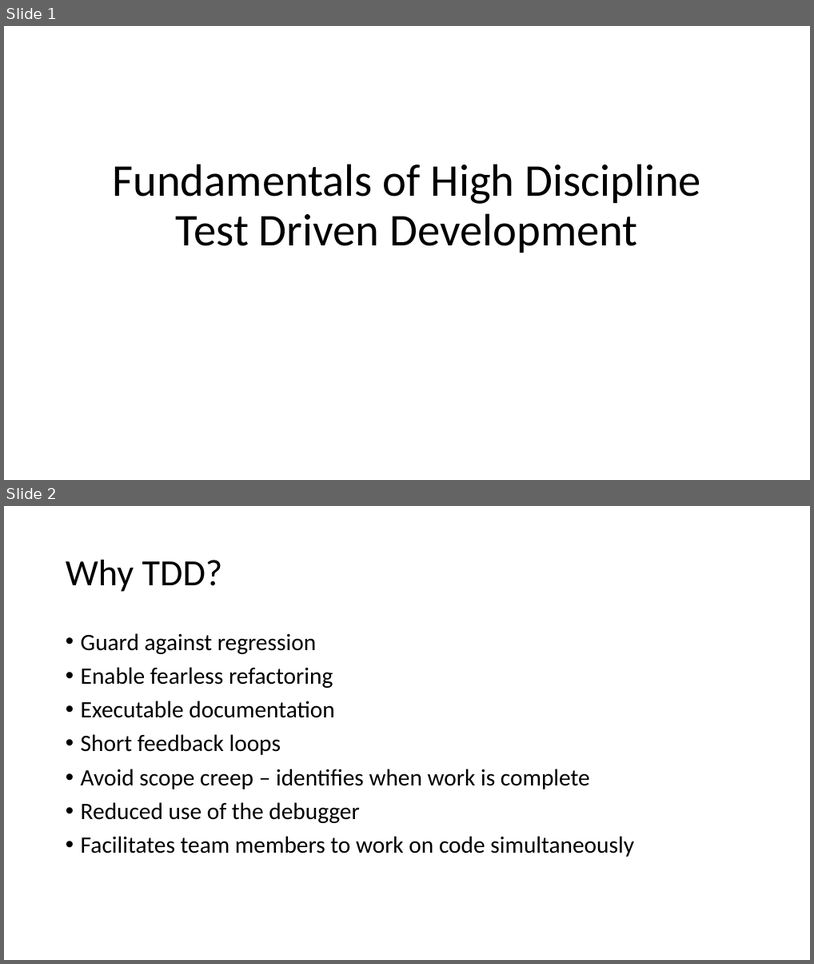
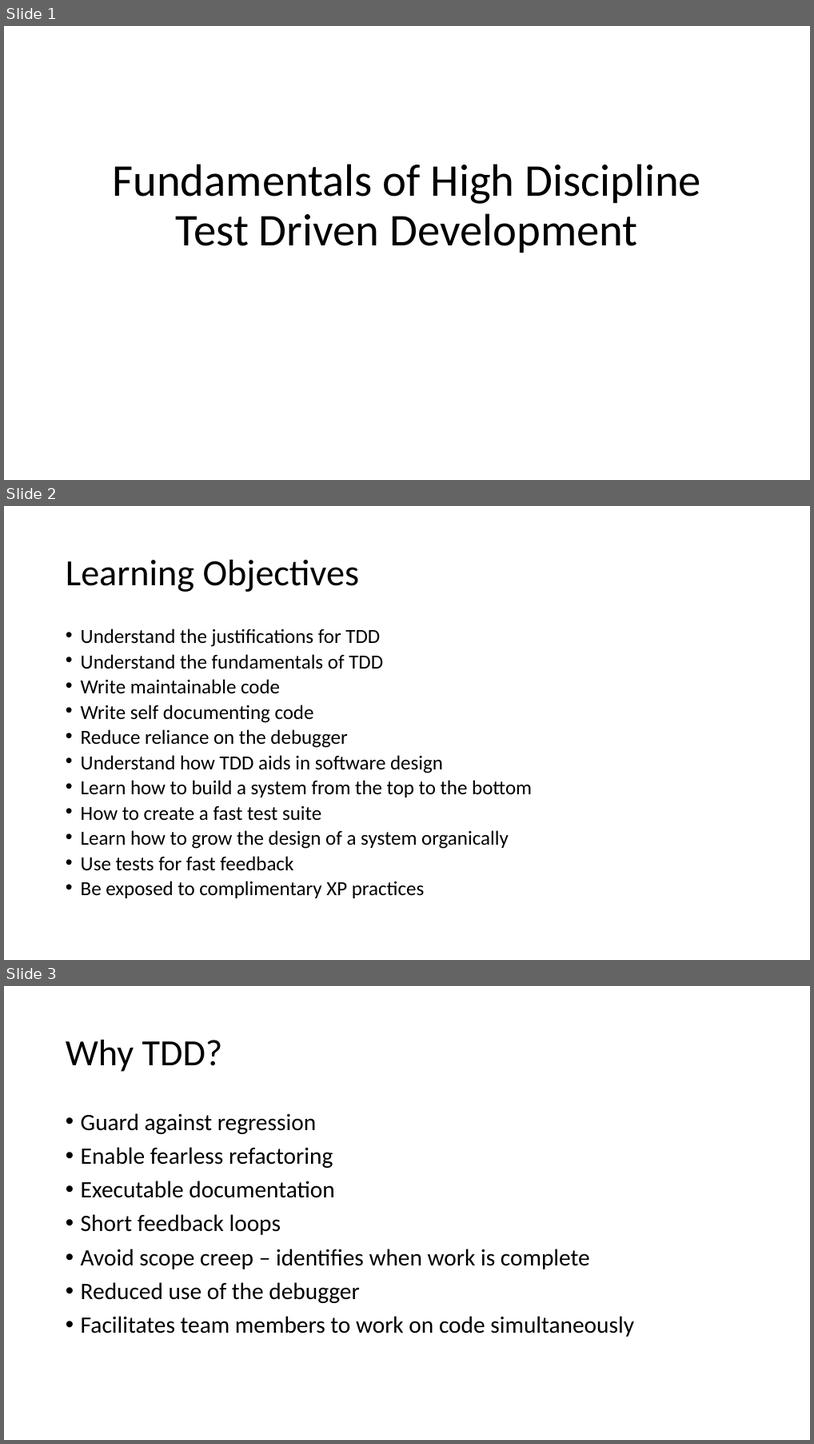
Before and after one commit to LlanddewiLovesYou/TDD_Darts, a slide deck: curriculum.pptx. Shown one above the other, each under a label of ours: slides 1 and 2 before the commit, slides 1, 2 and 3 after it. The pictures are 814x964 and 814x1444 pixels, drawn with LibreOffice and Linux fonts; fonts in the diff are those of the drawing. Boxes give left, top, right and bottom in pixels: in the first picture for what was removed or moved away, otherwise in the second. Text is boxed around its words. In the diff, an @@ line names an element or a change of style, - is before the commit and + after.

```diff
--- a/curriculum.pptx
+++ b/curriculum.pptx
@@ slide 2 added at [4, 506, 810, 960], background #FFFFFF @@
@@ title added at [66, 560, 360, 592], 44 pt, text #000000 @@
+Learning Objectives
@@ text added at [81, 628, 532, 898], 23.8 pt, text #000000 @@
+• Understand the justifications for TDD
+• Understand the fundamentals of TDD
+• Write maintainable code
+• Write self documenting code
+• Reduce reliance on the debugger
+• Understand how TDD aids in software design
+• Learn how to build a system from the top to the bottom
+• How to create a fast test suite
+• Learn how to grow the design of a system organically
+• Use tests for fast feedback
+• Be exposed to complimentary XP practices
@@ what was slide 2 is now slide 3 @@
```
Also in this commit, not shown: 11 slides changed, 11 other slides added.
